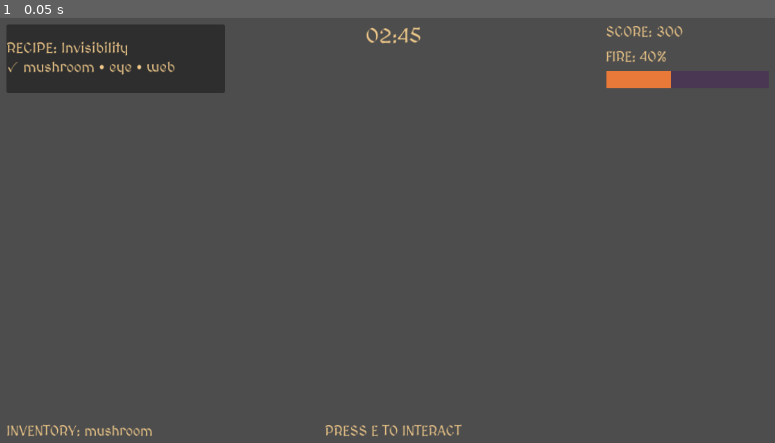
Above: before the commit, frame 1.
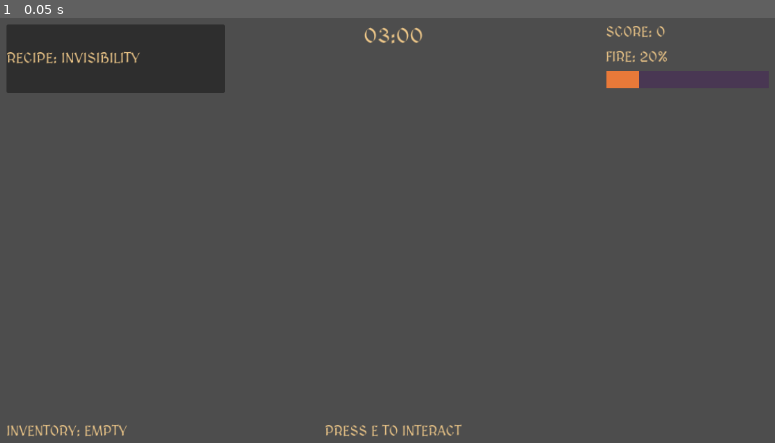
Above: after the commit, the same moment.

Repository: ryadoviy/HellsShift
Game: Godot game, scene res://scenes/ui/hud.tscn
Two runs of this game, one before a commit and one after it. Both use one fixed random seed, a clock stepped at 60 frames per second and the inputs below. This scene is started directly instead of the project's main scene.
Inputs:
- Up to frame 1 (0.05 s): no input

The runs differ from the first frame. In frame 1, 1.2% of the frame differs, in the area x 0-89%, y 1-99%.

Commit message:
Remove test HUD data for integration

Diff:
--- a/scenes/ui/hud.gd
+++ b/scenes/ui/hud.gd
@@ -9,17 +9,6 @@
 @onready var inventory_label: Label = $Interface/InventoryLabel
 @onready var hint_label: Label = $Interface/HintLabel
 
-
-func _ready() -> void:
-	update_display({
-		"score": 300,
-		"time": 165.0,
-		"fire": 40.0,
-		"recipe": "Invisibility",
-		"ingredients": ["mushroom", "eye", "web"],
-		"progress": 1,
-		"item": "mushroom"
-	})
 
 
 func update_display(data: Dictionary) -> void:
